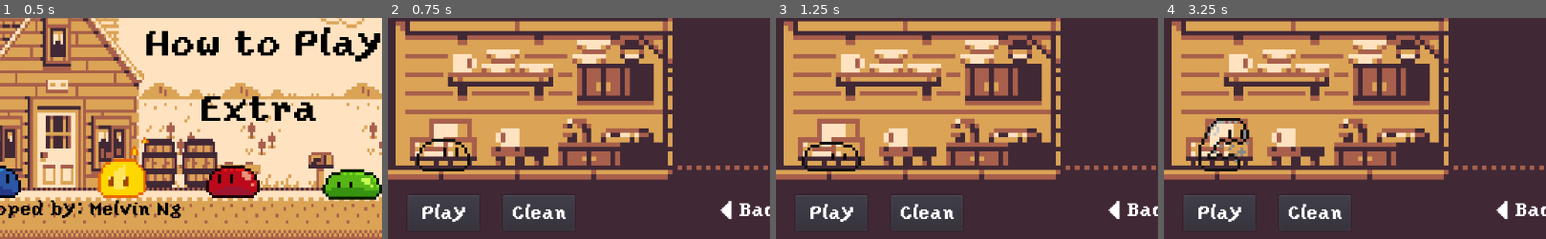
Above: before the commit, frames 1-4 (left to right).
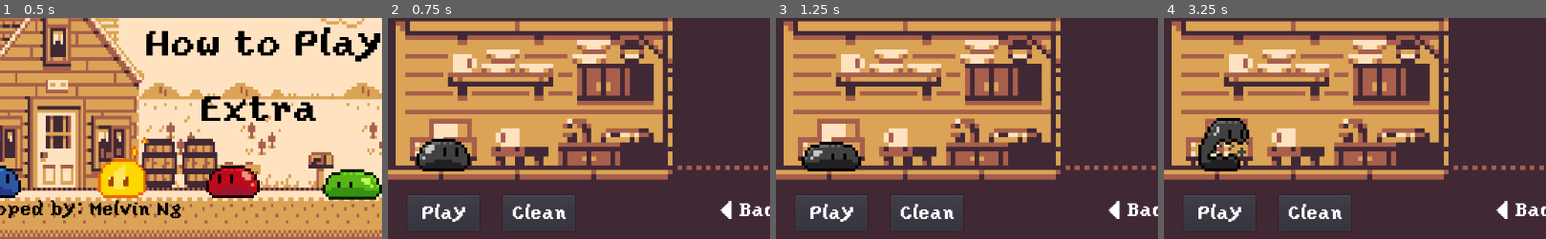
Above: after the commit, the same moments.

Repository: melvincwng/mini-pets
Game: Godot game, scene res://Scenes/MainMenu.tscn
Two runs of this game, one before a commit and one after it. Both use one fixed random seed, a clock stepped at 60 frames per second and the inputs below.
Inputs:
- Up to frame 1 (0.5 s): no input
- Up to frame 2 (0.75 s): click "Start" at 0.5 s
- Up to frame 3 (1.25 s): no input
- Up to frame 4 (3.25 s): click "Play" at 1.25 s; click "Play" at 2 s; click "Feed" at 2.75 s
The pictures show only the part of the screen within x 43-93%, y 50-100%; the shares and areas given below are measured in that part.

Frame 1 is identical in both runs. In frame 2, 1.3% of the frame differs, in the area x 8-21%, y 55-69%; in frame 3, 1.2%; in frame 4, 1.5%, in the area x 9-23%, y 46-69%.

Commit message:
Change logic in the pet transformation/evolution

Diff:
--- a/Scenes/MainScene.gd
+++ b/Scenes/MainScene.gd
@@ -14,7 +14,7 @@
 	Signal.connect("feed_pet", self, "feed_increase_level")
 	Signal.connect("play_pet", self, "play_increase_level")
 	Signal.connect("clean_pet", self, "clean_increase_level")
-	sprite.play("Idle")
+	sprite.play("IdleBlack")
 
 # This is similar to useEffect hook in JS
 # when line 17 aka the transparent slime "Idle" animation ends
@@ -22,9 +22,9 @@
 # to play the correct animated slime based on the level of the player
 func _on_Player_animation_finished():
 	if level < 1:
+		sprite.play("IdleBlack")
+	elif level >= 1:
 		sprite.play("Idle")
-	elif level >= 1:
-		sprite.play("IdleBlack")
 
 func feed_increase_level():
 	$Player/feedSound.play()
@@ -52,21 +52,21 @@
 
 func evolve_pet_feed():
 	if level < 1:
+		sprite.play("FeedBlack")
+	elif level >= 1:
 		sprite.play("Feed")
-	elif level >= 1:
-		sprite.play("FeedBlack")
 
 func evolve_pet_play():
 	if level < 1:
+		sprite.play("PlayBlack")
+	elif level >= 1:
 		sprite.play("Play")
-	elif level >= 1:
-		sprite.play("PlayBlack")
 
 func evolve_pet_clean():
 	if level < 1:
+		sprite.play("CleanBlack")
+	elif level >= 1:
 		sprite.play("Clean")
-	elif level >= 1:
-		sprite.play("CleanBlack")
 
 # Called every frame. 'delta' is the elapsed time since the previous frame.
 func _process(delta):
--- a/Scenes/MainScene.tscn
+++ b/Scenes/MainScene.tscn
@@ -178,7 +178,7 @@
 scale = Vector2( 4, 4 )
 frames = SubResource( 1 )
 animation = "CleanBlack"
-frame = 3
+frame = 4
 playing = true
 __meta__ = {
 "_edit_lock_": true
